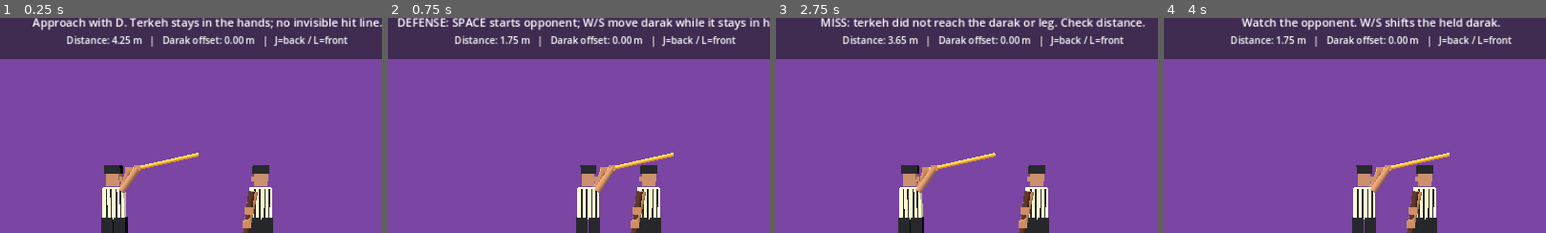
Above: before the commit, frames 1-4 (left to right).
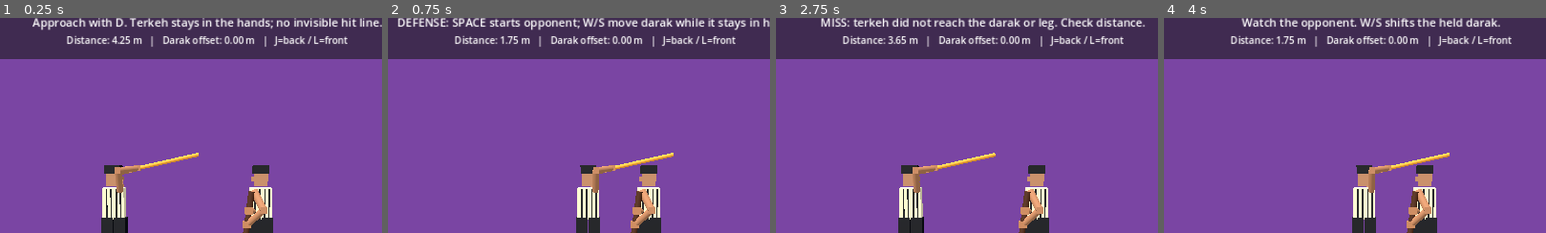
Above: after the commit, the same moments.

Repository: vahidainima-prog/tarke-darak-game
Game: Godot game, scene res://main.tscn
Same seed, same stepped clock (60 frames per second), same inputs: the game is played once before the commit and once after it.
Inputs:
- Up to frame 1 (0.25 s): no input
- Up to frame 2 (0.75 s): tap Enter at 0.5 s; hold D from 0.53 s (still down); tap Tab at 0.6 s
- Up to frame 3 (2.75 s): tap Space at 0.77, 1.25, 1.52 s; release D at 1.28 s; hold S 1.28-2.03 s; tap R at 1.35 s; hold D from 2.03 s (still down); tap J at 2.1 s
- Up to frame 4 (4 s): release D at 2.78 s; hold W 2.78-3.53 s; tap L at 2.85 s; tap Space at 3.02, 3.77 s; hold A from 3.53 s (still down); tap Tab at 3.6 s
The pictures show only the part of the screen within x 23-73%, y 6-56%; the shares and areas given below are measured in that part.

The runs differ from the first frame. In frame 1, 0.9% of the frame differs, in the area x 30-70%, y 68-97%; in frame 2, 0.8%; in frame 3, 0.9%; in frame 4, 0.8%.

Commit message:
Add analytical two-bone IK elbows and forearms for both stick grips

Diff:
--- a/tarke_darak_godot_v2/main.gd
+++ b/tarke_darak_godot_v2/main.gd
@@ -46,6 +46,14 @@
 var attack_arm_b: MeshInstance3D
 var defend_arm: MeshInstance3D
 var defend_arm_b: MeshInstance3D
+var attack_forearm_a: MeshInstance3D
+var attack_forearm_b: MeshInstance3D
+var defend_forearm_a: MeshInstance3D
+var defend_forearm_b: MeshInstance3D
+var attack_elbow_a: MeshInstance3D
+var attack_elbow_b: MeshInstance3D
+var defend_elbow_a: MeshInstance3D
+var defend_elbow_b: MeshInstance3D
 var last_outcome := ""
 var active_attack := false
 var swing_speed := 0.0
@@ -87,6 +95,26 @@
  if v.length() > 0.001:
   n.quaternion = Quaternion(Vector3.UP, v.normalized())
  (n.mesh as CylinderMesh).height = maxf(v.length(), 0.01)
+
+func place_two_bone_arm(upper: MeshInstance3D, lower: MeshInstance3D, elbow_mesh: MeshInstance3D, shoulder: Vector3, hand: Vector3, elbow_hint: Vector3) -> void:
+ # Analytic two-bone IK: law of cosines with a consistent elbow bend plane.
+ # The hand remains locked to the grip; the elbow is solved, not drawn as a straight stick.
+ var upper_len := 0.67
+ var lower_len := 0.67
+ var to_hand := hand - shoulder
+ var distance := maxf(to_hand.length(), 0.001)
+ var forward := to_hand / distance
+ var bend := elbow_hint - forward * elbow_hint.dot(forward)
+ if bend.length_squared() < 0.0001:
+  bend = Vector3.FORWARD - forward * Vector3.FORWARD.dot(forward)
+ bend = bend.normalized()
+ var reach := minf(distance, upper_len + lower_len - 0.002)
+ var along := (reach * reach + upper_len * upper_len - lower_len * lower_len) / (2.0 * reach)
+ var height := sqrt(maxf(0.0, upper_len * upper_len - along * along))
+ var elbow := shoulder + forward * along + bend * height
+ place_rod(upper, shoulder, elbow)
+ place_rod(lower, elbow, hand)
+ elbow_mesh.position = elbow
 
 func person(name: String, x: float, face_right: bool) -> Node3D:
  var root := Node3D.new()
@@ -133,6 +161,14 @@
  attack_arm_b = rod(self, "Attacker arm right", 0.095, Color(0.66, 0.44, 0.30))
  defend_arm = rod(self, "Defender arm", 0.11, Color(0.66, 0.44, 0.30))
  defend_arm_b = rod(self, "Defender second arm", 0.11, Color(0.66, 0.44, 0.30))
+ attack_forearm_a = rod(self, "Attacker forearm near", 0.085, Color(0.66, 0.44, 0.30))
+ attack_forearm_b = rod(self, "Attacker forearm far", 0.085, Color(0.66, 0.44, 0.30))
+ defend_forearm_a = rod(self, "Defender forearm near", 0.095, Color(0.66, 0.44, 0.30))
+ defend_forearm_b = rod(self, "Defender forearm far", 0.095, Color(0.66, 0.44, 0.30))
+ attack_elbow_a = block(self, "Attacker elbow near", Vector3(0.16, 0.16, 0.16), Vector3.ZERO, Color(0.66, 0.44, 0.30))
+ attack_elbow_b = block(self, "Attacker elbow far", Vector3(0.16, 0.16, 0.16), Vector3.ZERO, Color(0.66, 0.44, 0.30))
+ defend_elbow_a = block(self, "Defender elbow near", Vector3(0.17, 0.17, 0.17), Vector3.ZERO, Color(0.66, 0.44, 0.30))
+ defend_elbow_b = block(self, "Defender elbow far", Vector3(0.17, 0.17, 0.17), Vector3.ZERO, Color(0.66, 0.44, 0.30))
  var cam := Camera3D.new()
  add_child(cam)
  cam.position = Vector3(0, 2.45, 12.5)
@@ -266,14 +302,14 @@
  var direction := (b - a).normalized()
  attack_hand_a.position = a + direction * 0.10
  attack_hand_b.position = a + direction * 0.35
- place_rod(attack_arm_a, Vector3(attack_x + 0.20, 1.91, -0.13), attack_hand_a.position)
- place_rod(attack_arm_b, Vector3(attack_x + 0.24, 1.91, 0.16), attack_hand_b.position)
+ place_two_bone_arm(attack_arm_a, attack_forearm_a, attack_elbow_a, Vector3(attack_x + 0.20, 1.92, -0.14), attack_hand_a.position, Vector3(-0.6, 0.1, -0.7))
+ place_two_bone_arm(attack_arm_b, attack_forearm_b, attack_elbow_b, Vector3(attack_x + 0.20, 1.92, 0.16), attack_hand_b.position, Vector3(-0.6, 0.1, 0.7))
  var g := guard_ends()
  place_rod(darak, g[0], g[1])
  defend_hand.position = g[0].lerp(g[1], 0.70)
  defend_hand_b.position = g[0].lerp(g[1], 0.48)
- place_rod(defend_arm, Vector3(DEF_X - 0.20, 1.91, -0.13), defend_hand.position)
- place_rod(defend_arm_b, Vector3(DEF_X - 0.20, 1.91, 0.16), defend_hand_b.position)
+ place_two_bone_arm(defend_arm, defend_forearm_a, defend_elbow_a, Vector3(DEF_X - 0.20, 1.91, -0.13), defend_hand.position, Vector3(0.65, -0.15, -0.7))
+ place_two_bone_arm(defend_arm_b, defend_forearm_b, defend_elbow_b, Vector3(DEF_X - 0.20, 1.91, 0.16), defend_hand_b.position, Vector3(0.65, -0.15, 0.7))
 
 func segment_distance(a: Vector3, b: Vector3, c: Vector3, d: Vector3) -> float:
  var u := b - a
